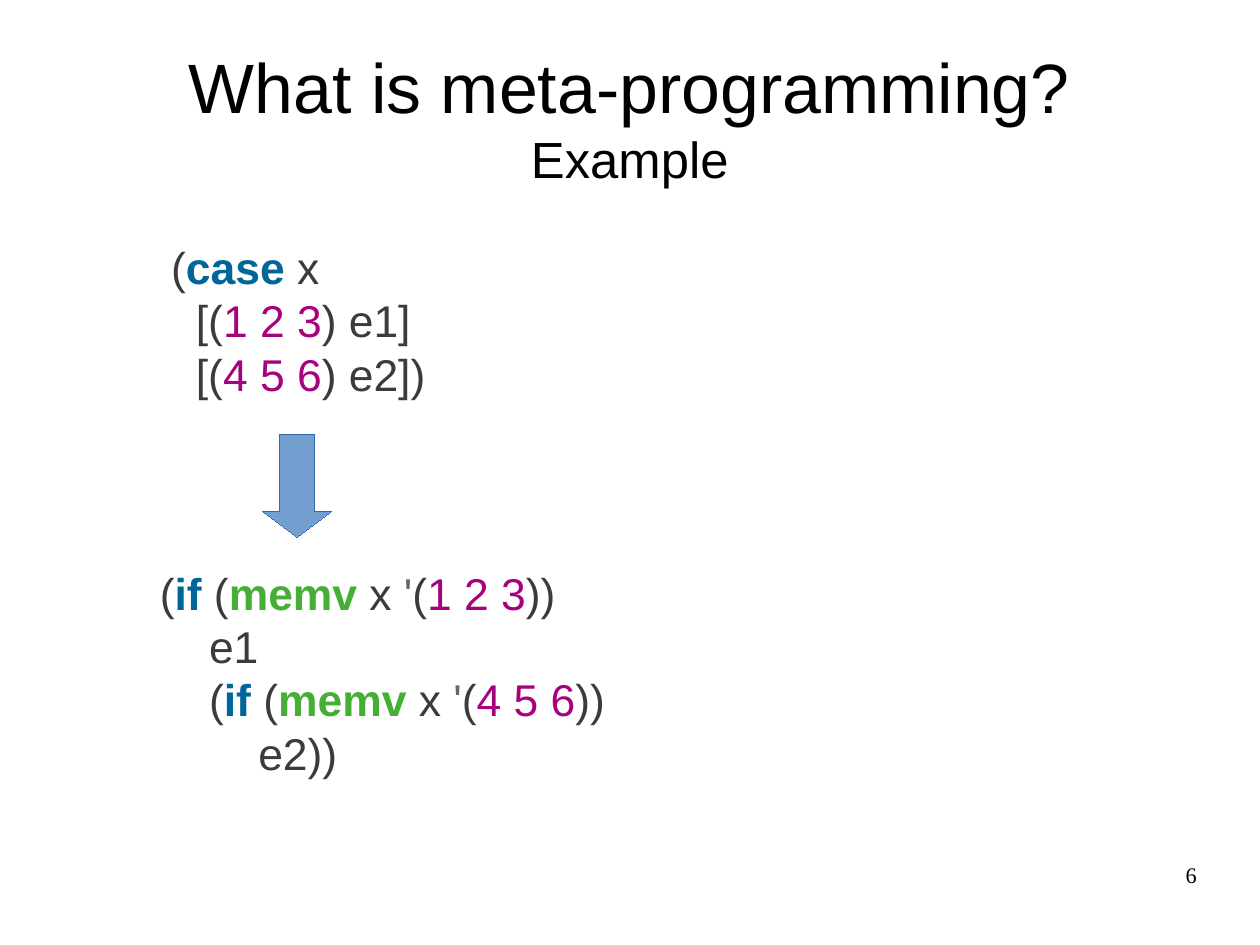
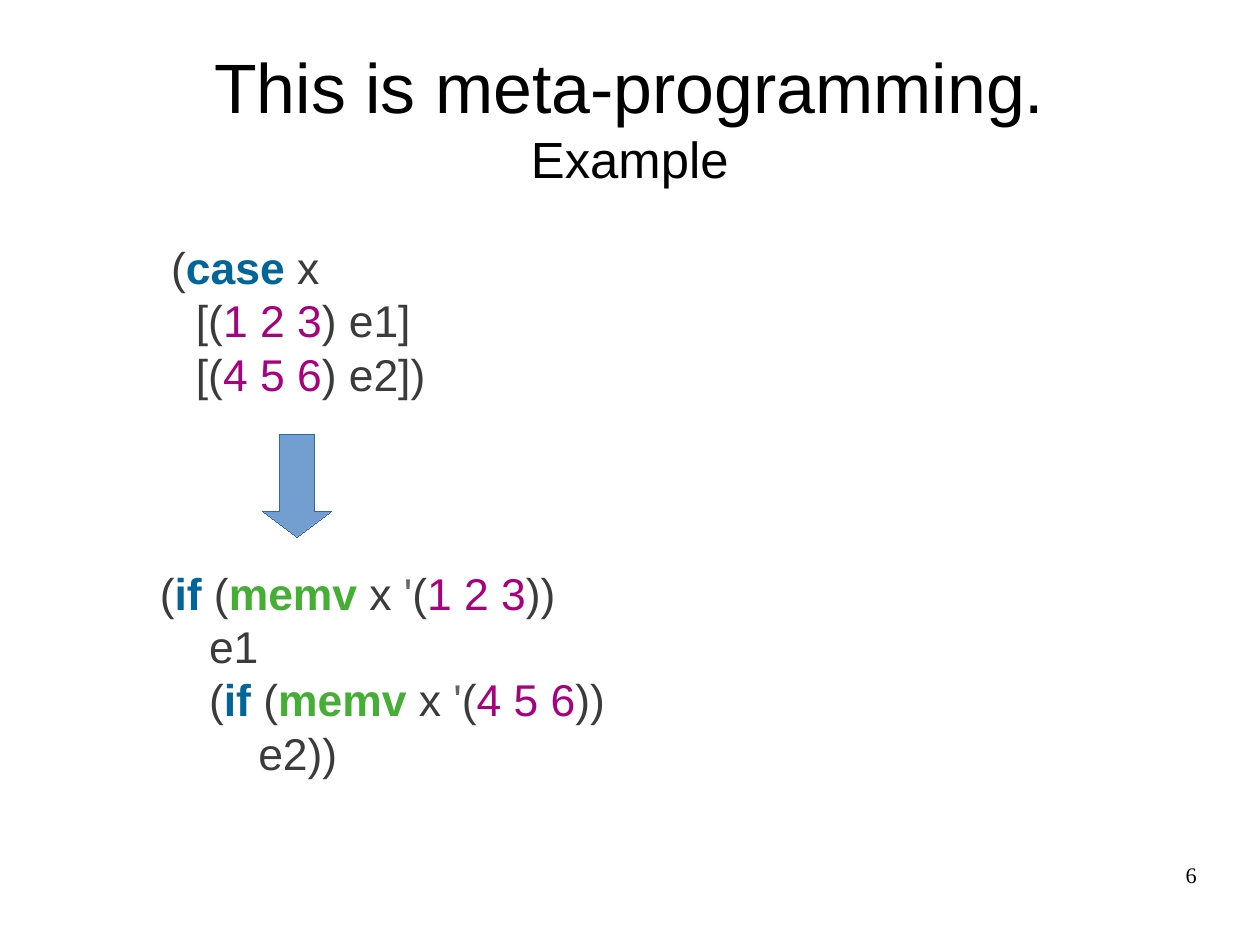
Before and after one commit to wilbowma/pgmp, a slide deck: slide 6 of profile-directed-meta-programming.odp. Drawn at 1260x945 pixels with LibreOffice and Linux fonts; fonts in the diff are those of the drawing. Boxes give left, top, right and bottom in pixels: in the first picture for what was removed or moved away, otherwise in the second. Text is boxed around its words. In the diff, an @@ line names an element or a change of style, - is before the commit and + after.

```diff
--- a/profile-directed-meta-programming.odp
+++ b/profile-directed-meta-programming.odp
@@ title at [214, 62, 1044, 189]: text changed @@
-What is meta-programming?
-Example
+This is meta-programming.
+Example
```
Also in this commit, not shown: 14 other slides changed, 1 slide added.
